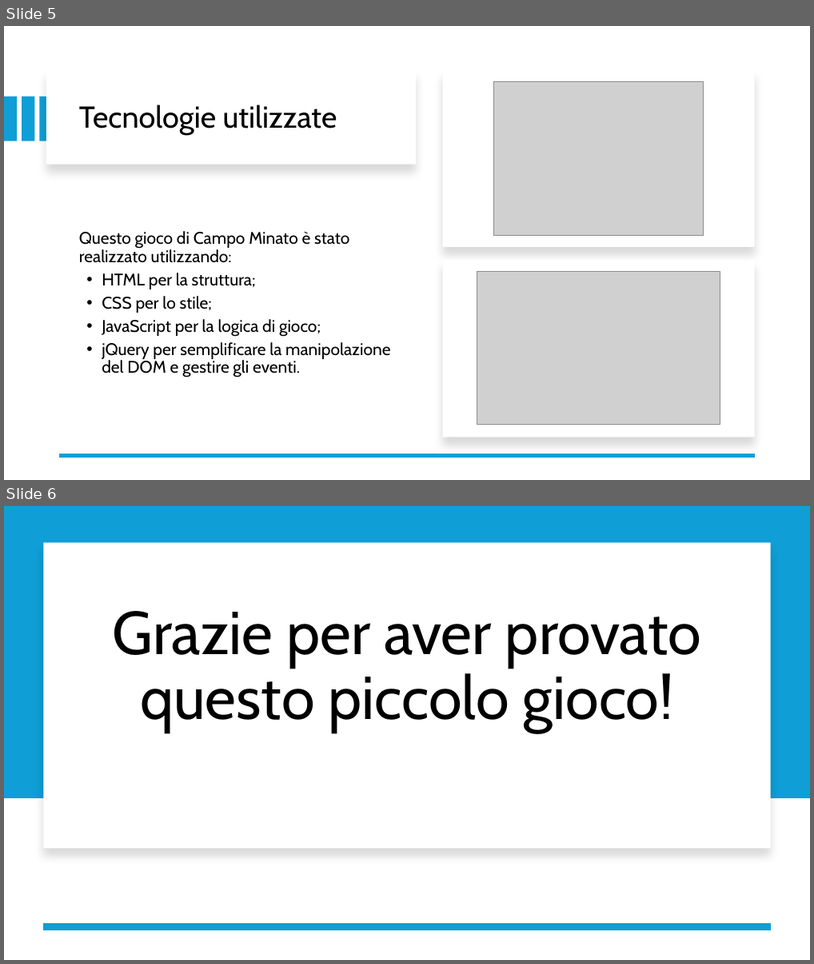
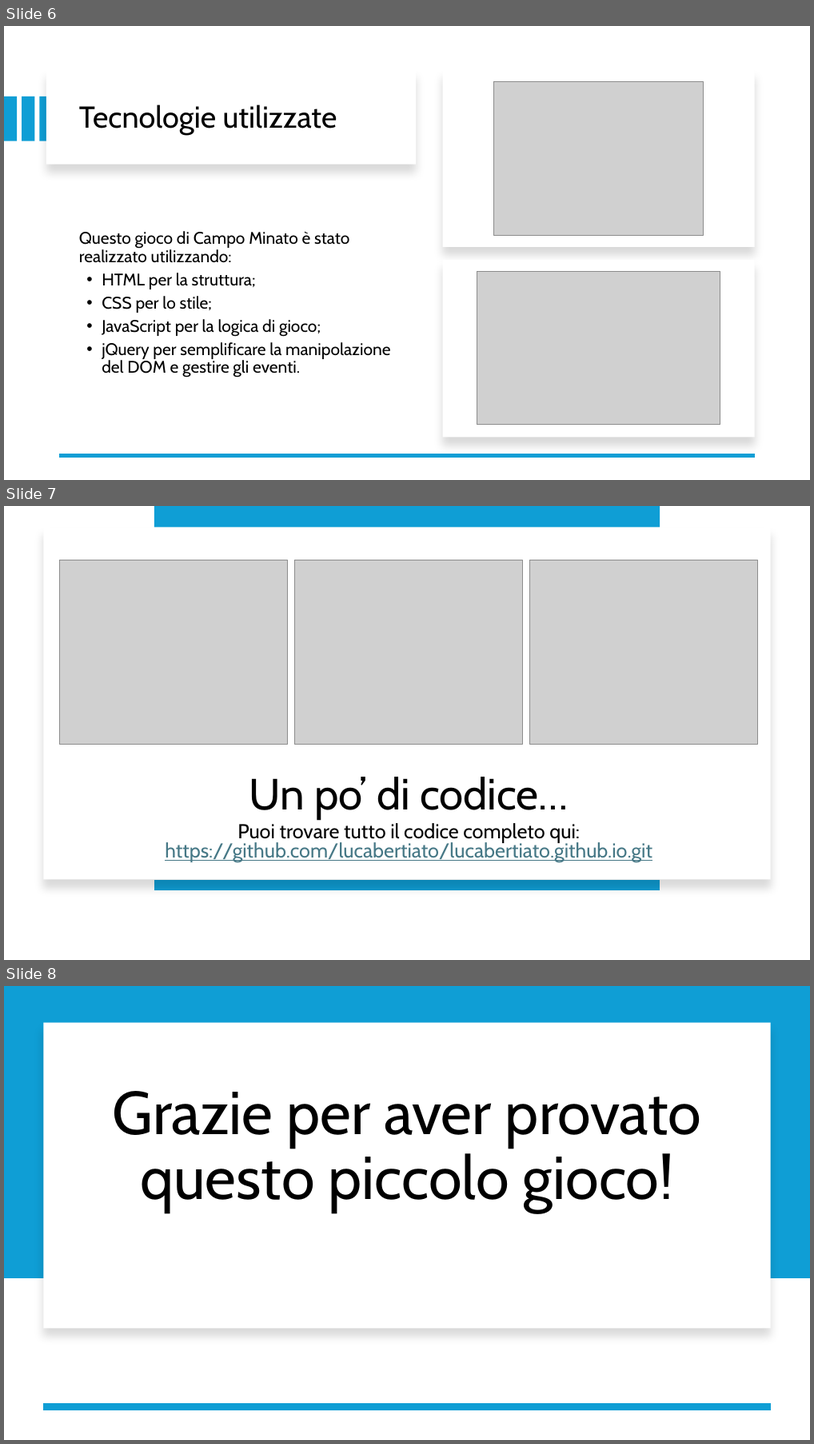
Before and after one commit to lucabertiato/lucabertiato.github.io, a slide deck: campo_minato/docs/campo_minato.pptx. Shown one above the other, each under a label of ours: slides 5 and 6 before the commit, slides 6, 7 and 8 after it. The pictures are 814x964 and 814x1444 pixels, drawn with LibreOffice and Linux fonts; fonts in the diff are those of the drawing; grey boxes stand for pictures. Boxes give left, top, right and bottom in pixels: in the first picture for what was removed or moved away, otherwise in the second. Text is boxed around its words. In the diff, an @@ line names an element or a change of style, - is before the commit and + after.

Commit message:
Aggiornamento slide e qualche commento nel codice

```diff
--- a/campo_minato/docs/campo_minato.pptx
+++ b/campo_minato/docs/campo_minato.pptx
@@ slide 7 added at [4, 506, 810, 960], background #FFFFFF @@
@@ rectangle added at [43, 527, 771, 880], fill #FFFFFF @@
@@ rectangle added at [154, 506, 660, 872], fill #0F9ED5 @@
@@ picture added at [60, 560, 287, 744] @@
@@ picture added at [295, 560, 522, 744] @@
@@ picture added at [530, 560, 758, 744] @@
@@ text added at [165, 776, 653, 863], 24 pt, text #467886, underline @@
+Un po’ di codice…
+Puoi trovare tutto il codice completo qui: https://github.com/lucabertiato/lucabertiato.github.io.git
@@ line added from (660, 884) to (154, 884), #0F9ED5 12 pt @@
@@ what was slide 5 is now slide 6 @@
@@ what was slide 6 is now slide 8 @@
```
Also in this commit, not shown: 1 other slide added, 5 other files.
